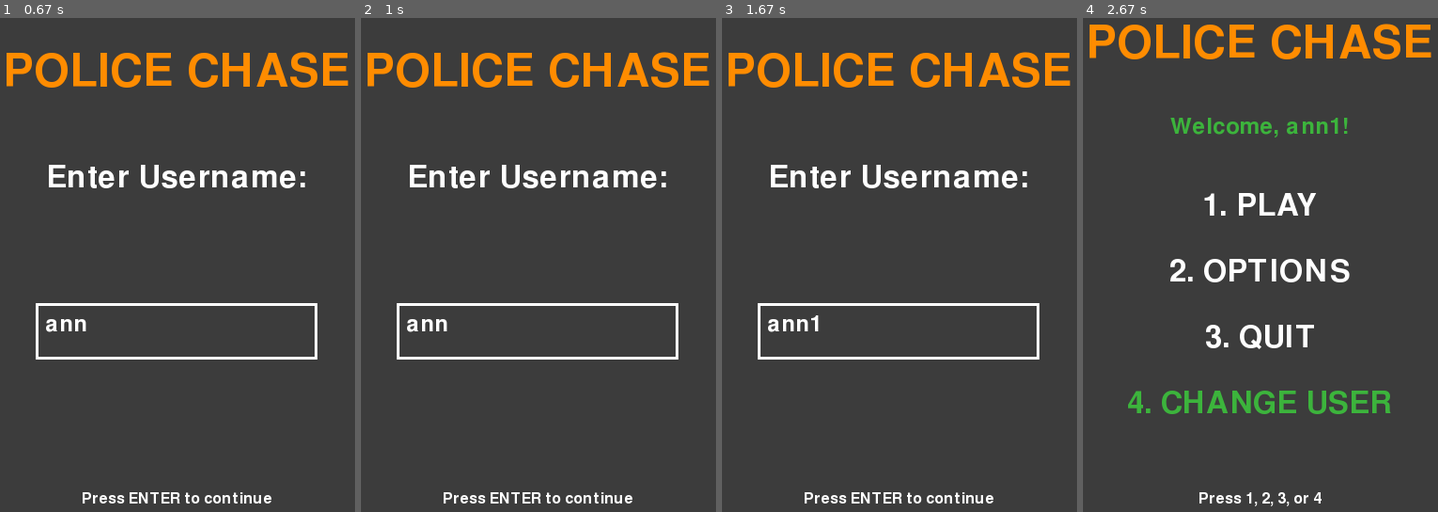
Above: before the commit, frames 1-4 (left to right).
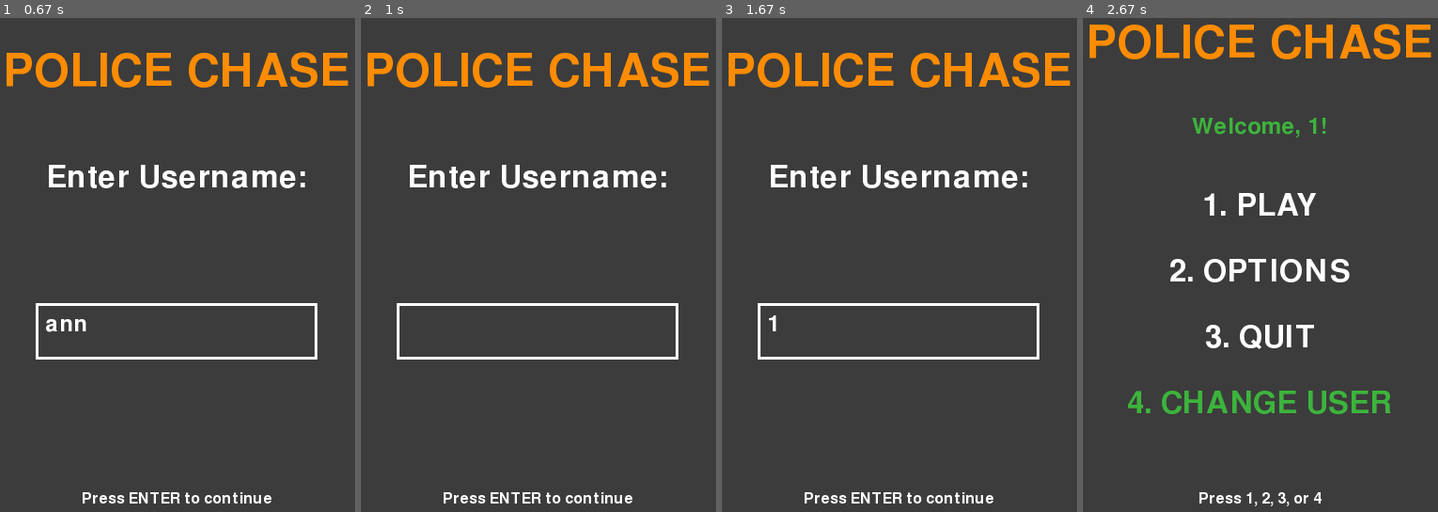
Above: after the commit, the same moments.

Repository: dwg1404-beep/pygame-internal
Game: pygame game, started from game.py
The game is run twice, just before and just after one commit, with the same random seed, the same clock (stepped at 60 frames per second) and the same inputs.
Inputs:
- Up to frame 1 (0.67 s): type "ann" at 0.33 s
- Up to frame 2 (1 s): tap Enter at 0.67 s; tap 4 at 0.88 s
- Up to frame 3 (1.67 s): tap 1 at 1.22 s
- Up to frame 4 (2.67 s): tap Enter at 2.65 s

Frame 1 is identical in both runs. In frame 2, 0.2% of the frame differs, in the area x 12-25%, y 60-64%; in frame 3, 0.2%; in frame 4, 0.8%, in the area x 24-75%, y 20-25%.

Commit message:
Merit V1.6

Diff:
--- a/game.py
+++ b/game.py
@@ -11,7 +11,6 @@
 pygame.display.set_caption("Police Chase - DRIVE!")
 clock = pygame.time.Clock()
 
-# Colors for the brain of the code
 WHITE = (255, 255, 255)
 GREEN = (40, 150, 40)
 BROWN = (101, 67, 33)
@@ -374,8 +373,9 @@
                     current_state = GameState.OPTIONS
                 elif event.key == pygame.K_3:
                     running = False
-                # COMMIT 2: pressing 4 sends player back to the login screen
                 elif event.key == pygame.K_4:
+                    # COMMIT 3: clear the input box so the field is blank for the new name
+                    input_box.text = ""
                     current_state = GameState.LOGIN
         elif current_state == GameState.LEVEL_SELECT:
             if event.type == pygame.KEYDOWN:
